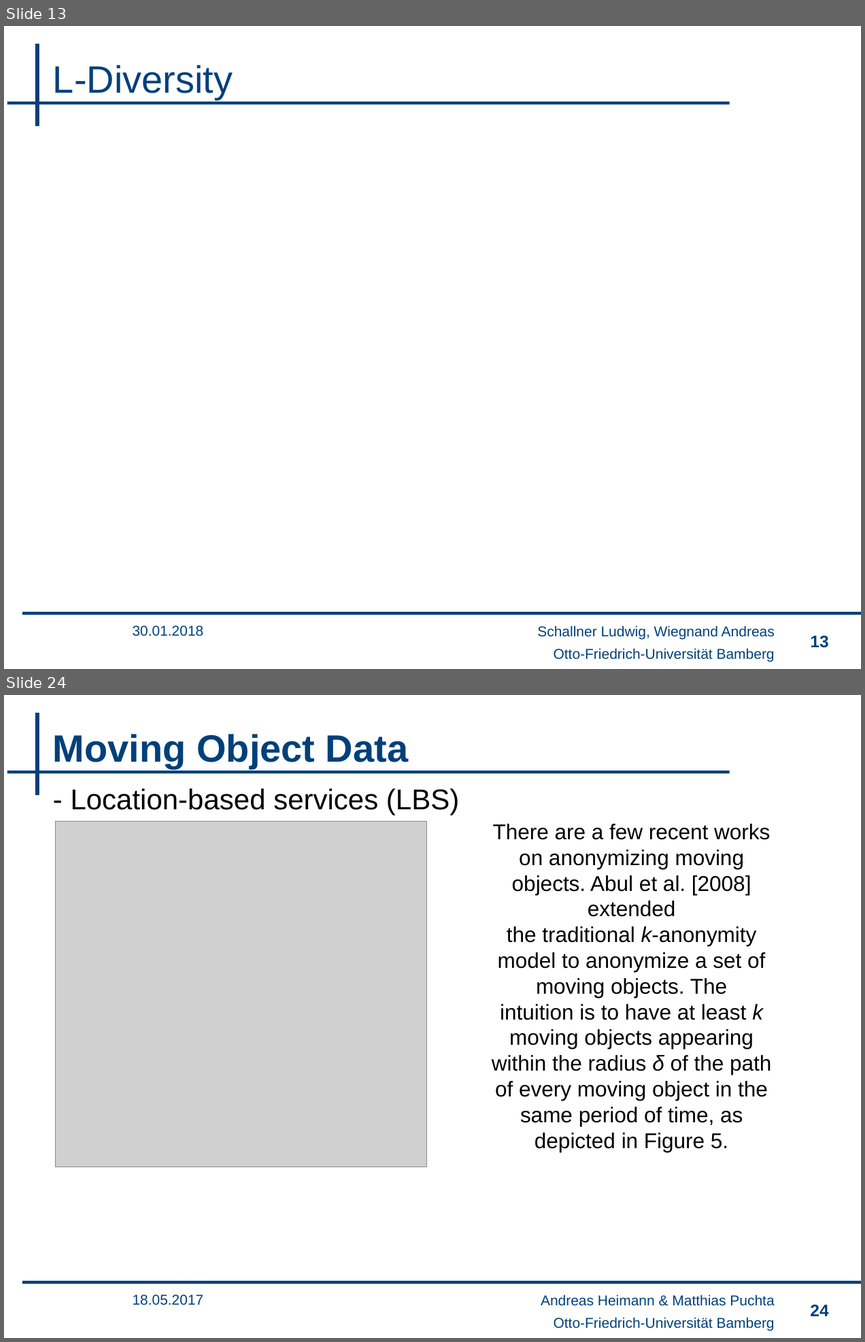
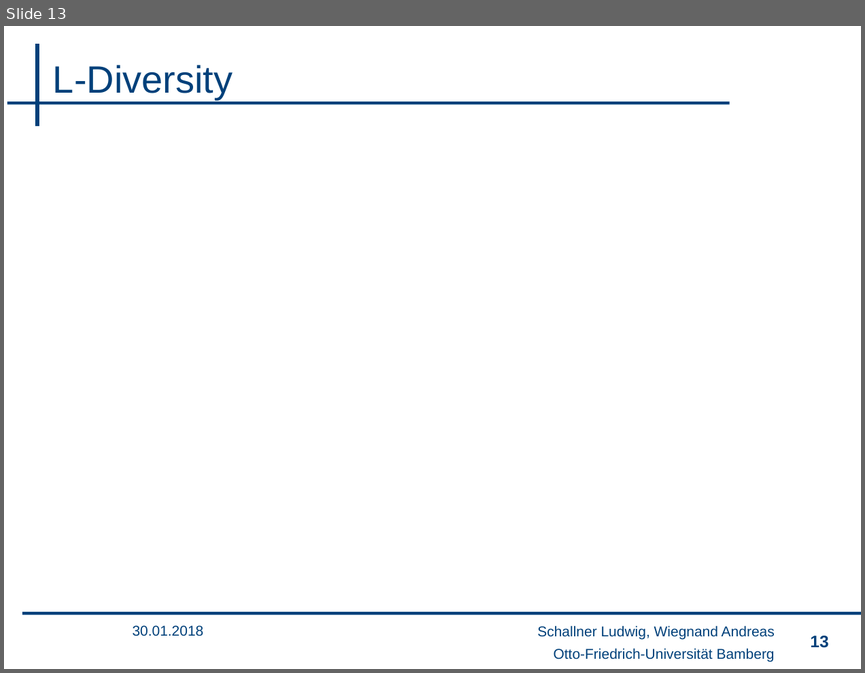
Before and after one commit to wsgan001/PSI-MSem, a slide deck: presentation/sicherheits_lu.pptx. Shown one above the other, each under a label of ours: slides 13 and 24 before the commit, slide 13 after it; the slides between them are not shown. The pictures are 865x1342 and 865x673 pixels, drawn with LibreOffice and Linux fonts; fonts in the diff are those of the drawing; grey boxes stand for pictures; background and template pictures are left out. Boxes give left, top, right and bottom in pixels: in the first picture for what was removed or moved away, otherwise in the second. Text is boxed around its words. In the diff, an @@ line names an element or a change of style, - is before the commit and + after.

```diff
--- a/presentation/sicherheits_lu.pptx
+++ b/presentation/sicherheits_lu.pptx
@@ slide 24 removed at box(4, 695, 861, 1338), background #FFFFFF; not listed: 4 template elements that a slide beside it also shows @@
@@ title removed at box(53, 734, 408, 769) @@
-Moving Object Data
@@ text removed at box(71, 788, 459, 815) @@
-- Location-based services (LBS)
@@ picture removed at box(56, 821, 426, 1166) @@
@@ text removed at box(492, 824, 771, 1152) @@
-There are a few recent works on anonymizing moving objects. Abul et al. [2008] extended
-the traditional k-anonymity model to anonymize a set of moving objects. The
-intuition is to have at least k moving objects appearing within the radius δ of the path
-of every moving object in the same period of time, as depicted in Figure 5.
@@ text removed at box(133, 1294, 204, 1305) @@
-18.05.2017
@@ text removed at box(541, 1294, 774, 1306) @@
-Andreas Heimann & Matthias Puchta
@@ page number removed at box(810, 1304, 828, 1316) @@
-24
```
Also in this commit, not shown: 2 slides changed, 1 slide added, 18 other slides removed.
